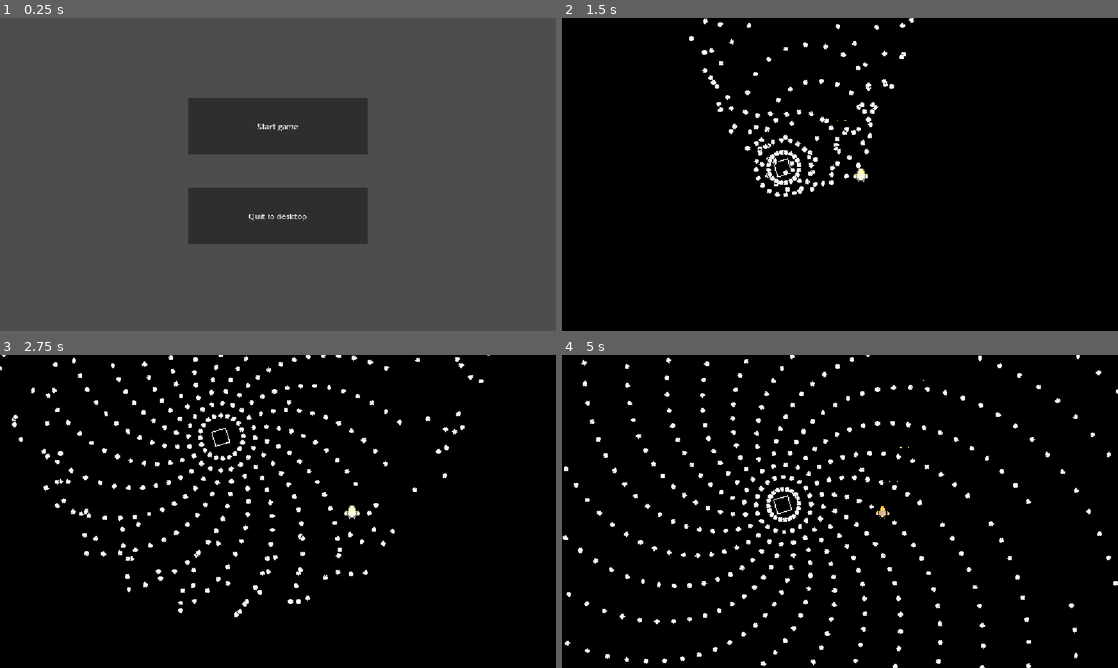
Above: before the commit, frames 1-4 (two rows, left to right).
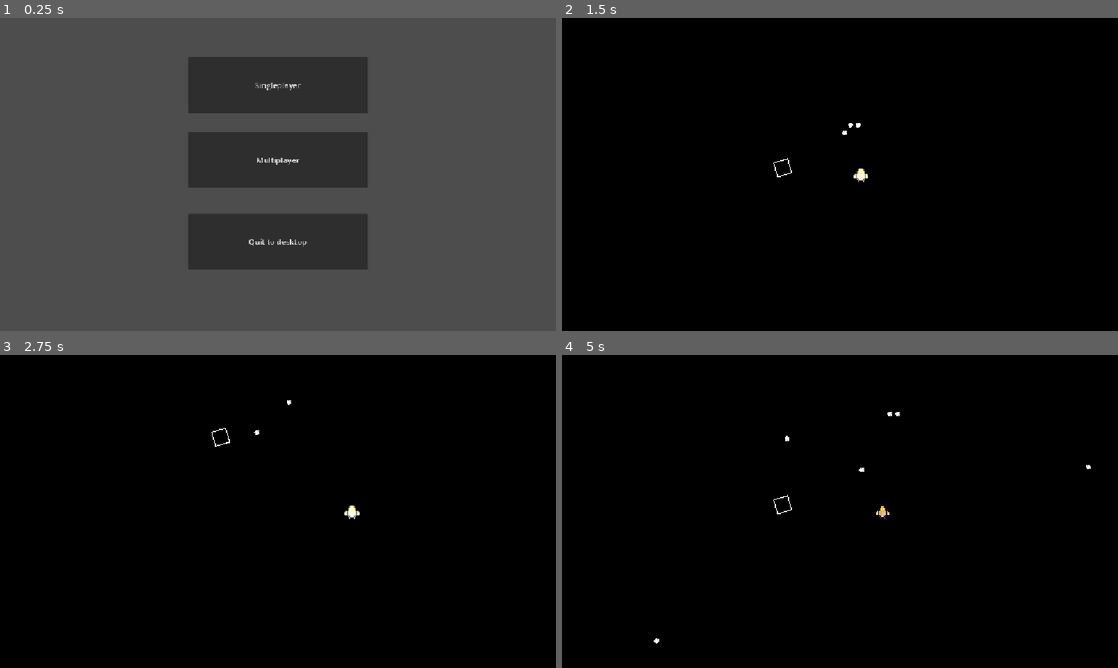
Above: after the commit, the same moments.

Repository: Draftier/Geometric-Invasion-CSS-497
Game: Godot game, scene res://scenes/main_menu.tscn
Same seed, same stepped clock (60 frames per second), same inputs: the game is played once before the commit and once after it.
Inputs:
- Up to frame 1 (0.25 s): no input
- Up to frame 2 (1.5 s): click "Start game" (after the commit: "Singleplayer") at 0.5 s; hold Right (right) from 1.28 s (still down); hold Z (shoot) from 1.28 s (still down)
- Up to frame 3 (2.75 s): release Right (right) at 2.03 s; release Z (shoot) at 2.03 s; hold Down (down) from 2.03 s (still down); tap Z (shoot) at 2.1 s
- Up to frame 4 (5 s): release Down (down) at 2.78 s; hold Right (right) 2.78-3.53 s; hold Shift (slow) 2.78-3.53 s; tap Z (shoot) at 3.05, 3.6 s; hold Up (up) 3.53-4.28 s; hold Left (left) from 4.28 s (still down); hold Z (shoot) from 4.28 s (still down)

The runs differ from the first frame. In frame 1, 15% of the frame differs, in the area x 33-67%, y 12-81%; in frame 2, 1.6%; in frame 3, 3.2%; in frame 4, 3.9%.

Commit message:
Revamping enemy base class

Diff:
--- a/geometric-invasion/scenes/enemy.tscn
+++ b/geometric-invasion/scenes/enemy.tscn
@@ -1,6 +1,6 @@
 [gd_scene format=3 uid="uid://cp837cm6qinkj"]
 
-[ext_resource type="Script" uid="uid://r8sg2ki5fssr" path="res://scripts/enemy/pathed_enemy.gd" id="1_5uy6h"]
+[ext_resource type="Script" uid="uid://pqste00swnss" path="res://scripts/enemy/new_script.gd" id="1_5uy6h"]
 [ext_resource type="Texture2D" uid="uid://dtb2vka5e01d3" path="res://assets/sprites/enemy.png" id="1_7p1mj"]
 [ext_resource type="Shader" uid="uid://cqv7cjdn8x0b5" path="res://shaders/flash.tres" id="2_4ra3w"]
 [ext_resource type="Texture2D" uid="uid://du835wqb2j21b" path="res://assets/sprites/bitmap.png" id="4_5uy6h"]
--- a/geometric-invasion/scenes/game.tscn
+++ b/geometric-invasion/scenes/game.tscn
@@ -1,5 +1,6 @@
 [gd_scene format=4 uid="uid://btytpnf13ov48"]
 
+[ext_resource type="PackedScene" uid="uid://cp837cm6qinkj" path="res://scenes/enemy.tscn" id="1_0tnpc"]
 [ext_resource type="PackedScene" uid="uid://u1mg53l5kgsv" path="res://scenes/player_default_shooting_style.tscn" id="1_iywne"]
 [ext_resource type="PackedScene" uid="uid://d043xpjj4wac0" path="res://scenes/pause_menu.tscn" id="1_u5sy4"]
 [ext_resource type="PackedScene" uid="uid://cjye6s0e01omf" path="res://scenes/level_manager.tscn" id="2_gee14"]
@@ -7,6 +8,7 @@
 [ext_resource type="Texture2D" uid="uid://bvt77d3gapc08" path="res://assets/sprites/background_1.png" id="4_lbhrr"]
 [ext_resource type="PackedScene" uid="uid://d02ey725i8t81" path="res://scenes/obstacle_bullet_base.tscn" id="5_iywne"]
 [ext_resource type="PackedScene" uid="uid://dciaijg0embcp" path="res://scenes/pathed_enemy.tscn" id="6_p57ef"]
+[ext_resource type="Script" uid="uid://r8sg2ki5fssr" path="res://scripts/enemy/pathed_enemy.gd" id="7_gee14"]
 
 [sub_resource type="TileSetAtlasSource" id="TileSetAtlasSource_iywne"]
 texture = ExtResource("4_lbhrr")
@@ -63,11 +65,19 @@
 rotation = 1.0824624
 loop = false
 
-[node name="Pathed_Enemy" parent="Path2D/PathFollow2D" unique_id=1367146779 node_paths=PackedStringArray("path") instance=ExtResource("6_p57ef")]
+[node name="Pathed_Enemy" parent="Path2D/PathFollow2D" unique_id=530033119 node_paths=PackedStringArray("path") instance=ExtResource("6_p57ef")]
 position = Vector2(-2.180191, -2.290577)
 rotation = -1.0824624
+script = ExtResource("7_gee14")
 path = NodePath("..")
-spawn_point_count = 20
+free_on_path_complete = false
+rotate_speed = 500
+shooter_timer_wait_time = 1.0
+spawn_point_count = 1
+radius = 16
+move_speed = 10
+movement = ""
+is_rotate_shoot = false
 
 [node name="PlayerDefaultShootingStyle" parent="." unique_id=1651887187 instance=ExtResource("1_iywne")]
 
@@ -96,3 +106,9 @@
 [node name="CollisionShape2D2" type="CollisionShape2D" parent="Borders/left_right" unique_id=2038551322]
 position = Vector2(300, 9)
 shape = SubResource("RectangleShape2D_iywne")
+
+[node name="Enemy" parent="Borders" unique_id=1367146779 instance=ExtResource("1_0tnpc")]
+position = Vector2(2, -28)
+speed = 30
+direction = "down"
+equation = "sin"
--- a/geometric-invasion/scenes/main_menu.tscn
+++ b/geometric-invasion/scenes/main_menu.tscn
@@ -5,28 +5,41 @@
 [node name="Main menu" type="CanvasLayer" unique_id=591634332]
 script = ExtResource("1_l6cm7")
 
-[node name="StartButton" type="Button" parent="." unique_id=1638651055]
+[node name="Singleplayer" type="Button" parent="." unique_id=1638651055]
 anchors_preset = -1
 anchor_left = 0.3376736
-anchor_top = 0.25617284
+anchor_top = 0.125
 anchor_right = 0.6623264
-anchor_bottom = 0.4351852
+anchor_bottom = 0.30401236
+offset_bottom = -1.5258789e-05
 grow_horizontal = 2
 grow_vertical = 2
-text = "Start game"
+text = "Singleplayer"
+metadata/_edit_use_anchors_ = true
+
+[node name="Multiplayer (Not implemented)" type="Button" parent="." unique_id=352413974]
+anchors_preset = -1
+anchor_left = 0.3376736
+anchor_top = 0.36419752
+anchor_right = 0.6623264
+anchor_bottom = 0.54320985
+offset_bottom = 3.0517578e-05
+grow_horizontal = 2
+grow_vertical = 2
+text = "Multiplayer
+"
 metadata/_edit_use_anchors_ = true
 
 [node name="QuitButton" type="Button" parent="." unique_id=595023204]
 anchors_preset = -1
 anchor_left = 0.3376736
-anchor_top = 0.54320985
+anchor_top = 0.625
 anchor_right = 0.6623264
-anchor_bottom = 0.7222222
-offset_top = 3.0517578e-05
+anchor_bottom = 0.80401236
 grow_horizontal = 2
 grow_vertical = 2
 text = "Quit to desktop"
 metadata/_edit_use_anchors_ = true
 
-[connection signal="pressed" from="StartButton" to="." method="_on_start_button_pressed"]
+[connection signal="pressed" from="Singleplayer" to="." method="_on_start_button_pressed"]
 [connection signal="pressed" from="QuitButton" to="." method="_on_quit_button_pressed"]
--- a/geometric-invasion/scripts/ShootPoint/shoot_point.gd
+++ b/geometric-invasion/scripts/ShootPoint/shoot_point.gd
@@ -20,10 +20,14 @@
 	# Fire bullet then reset can_shoot flag so that we can keep bullet fire rate within timer time
 	if can_shoot == true:
 		# Instantiate the bullet shot by player, set speed, positiona, and rotation and start firerate timer
-		var player_bullet = level_manager.pull_from_pool("player")
-		player_bullet.speed = 2000
-		player_bullet.global_position = $Muzzle.global_position
-		player_bullet.global_rotation = $Muzzle.global_rotation
-		#add_child(player_bullet)
+		var bullet
+		if get_parent().is_in_group("player"):
+			bullet = level_manager.pull_from_pool("player")
+		else:
+			bullet = level_manager.pull_from_pool("enemy")
+		bullet.speed = 2000
+		bullet.global_position = $Muzzle.global_position
+		bullet.global_rotation = $Muzzle.global_rotation
+		#add_child(bullet)
 		$FireRateTimer.start()
 		can_shoot = false
--- a/geometric-invasion/scripts/enemy/enemy.gd
+++ b/geometric-invasion/scripts/enemy/enemy.gd
@@ -20,6 +20,9 @@
 @export var spawn_point_count = 4
 @export var radius = 16
 @export var move_speed = 10
+@export var movement : String
+@export var distance_to_move : float
+@export var is_rotate_shoot : bool = true
 
 @export var health = 100
 
@@ -45,7 +48,8 @@
 	shoot_timer.start()
 
 func _process(delta: float) -> void:
-	rotate_pivot(delta)
+	if is_rotate_shoot:
+		rotate_pivot(delta)
 
 # Function to calculate health and hit upon getting hit by player bullet
 func take_damage() -> void:
--- /dev/null
+++ b/geometric-invasion/scripts/enemy/new_script.gd
@@ -0,0 +1,64 @@
+extends Area2D
+
+# TODO Make it so that bullet scenes can be varied
+# TODO Tie many variables to a class that inherits some variables, but has things like a rotater
+# TODO Consider making pathing based on set mathematical directions given by resources since pathing could get painful
+# Depending on how levels are going to be designed
+
+# Take in a bullet scene the enemy should shoot
+@export var bullet_scene : PackedScene
+
+# Initialize the shoot timer and rotater at ready
+@onready var free_timer = $FreeTimer
+@onready var manager = get_tree().get_first_node_in_group("level_manager")
+
+# Allow shooter and rotater values to be edited in editor to add easier time for editing enemy behavior
+# Consider making a class and resources that have different values for specific enemy types
+@export var speed = 10
+@export var distance_to_move : float
+@export var health = 100
+@export var path : PathFollow2D
+@export var direction : String
+@export var equation : String = "None"
+
+var direction_vector
+var time
+
+func _ready() -> void:
+	if direction == "right":
+		direction_vector = Vector2.RIGHT
+	elif direction == "left":
+		direction_vector = Vector2.LEFT
+	elif direction == "up":
+		direction_vector = Vector2.UP
+	elif direction == "down":
+		direction_vector = Vector2.DOWN
+
+
+		pass
+
+func _process(delta: float) -> void:
+	move_body(delta)
+
+
+# Function to calculate health and hit upon getting hit by player bullet
+func take_damage() -> void:
+	# Subtract one  health
+	health -= 1
+
+	# If health zero then free
+	if health <= 0:
+		queue_free()
+	# If health not zero then set progress of flash shader
+	var tween = create_tween()
+	tween.tween_property($Sprite2D.material, 'shader_parameter/Progress', 0.0, 0.01)
+	tween.tween_property($Sprite2D.material, 'shader_parameter/Progress', 1.0, 0.02)
+
+func move_body(delta) -> void:
+	if path != null:
+		path.progress_ratio += delta * speed / 8
+	else:
+		if equation == "sin":
+			direction_vector = direction_vector.rotated(sin(0.0 * 8.0) * 0.3)
+		position += direction_vector * speed * delta
+	pass
--- a/geometric-invasion/scripts/level_manager/level_manager.gd
+++ b/geometric-invasion/scripts/level_manager/level_manager.gd
@@ -5,6 +5,7 @@
 @export var spawners : Array[Node]
 @export var events : Array[Spawn_Event]
 @export var level_time : float
+
 
 # Utilized to index the event array
 var event_index = 0
@@ -111,7 +112,6 @@
 		if i.id == event.spawner:
 			i.spawn(event)
 	print(event.time)
-
 	pass
 
 # To use custom sort to sort events I create a custom callable
Not shown, added: geometric-invasion/scripts/enemy/new_script.gd.uid
